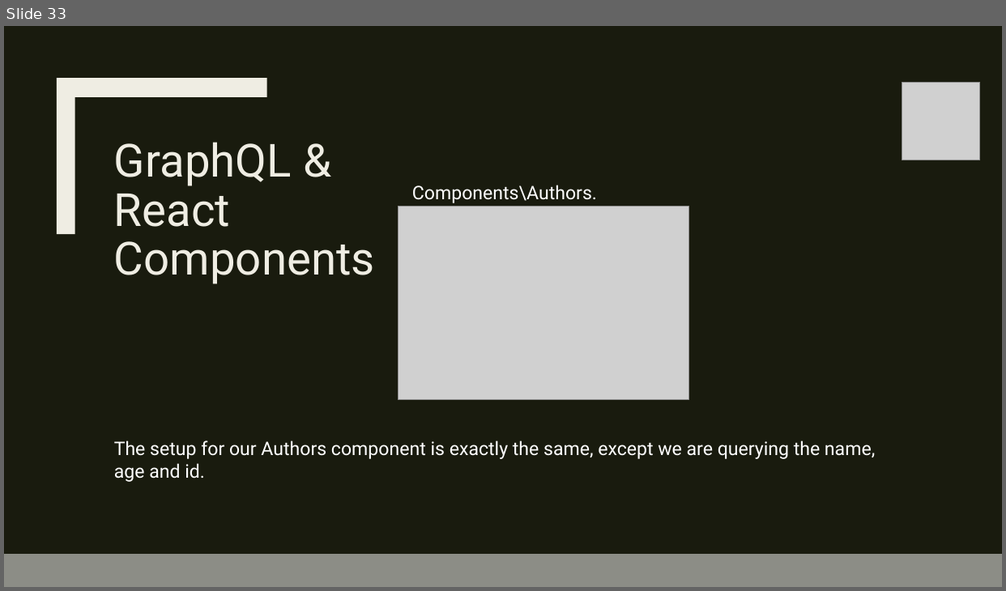
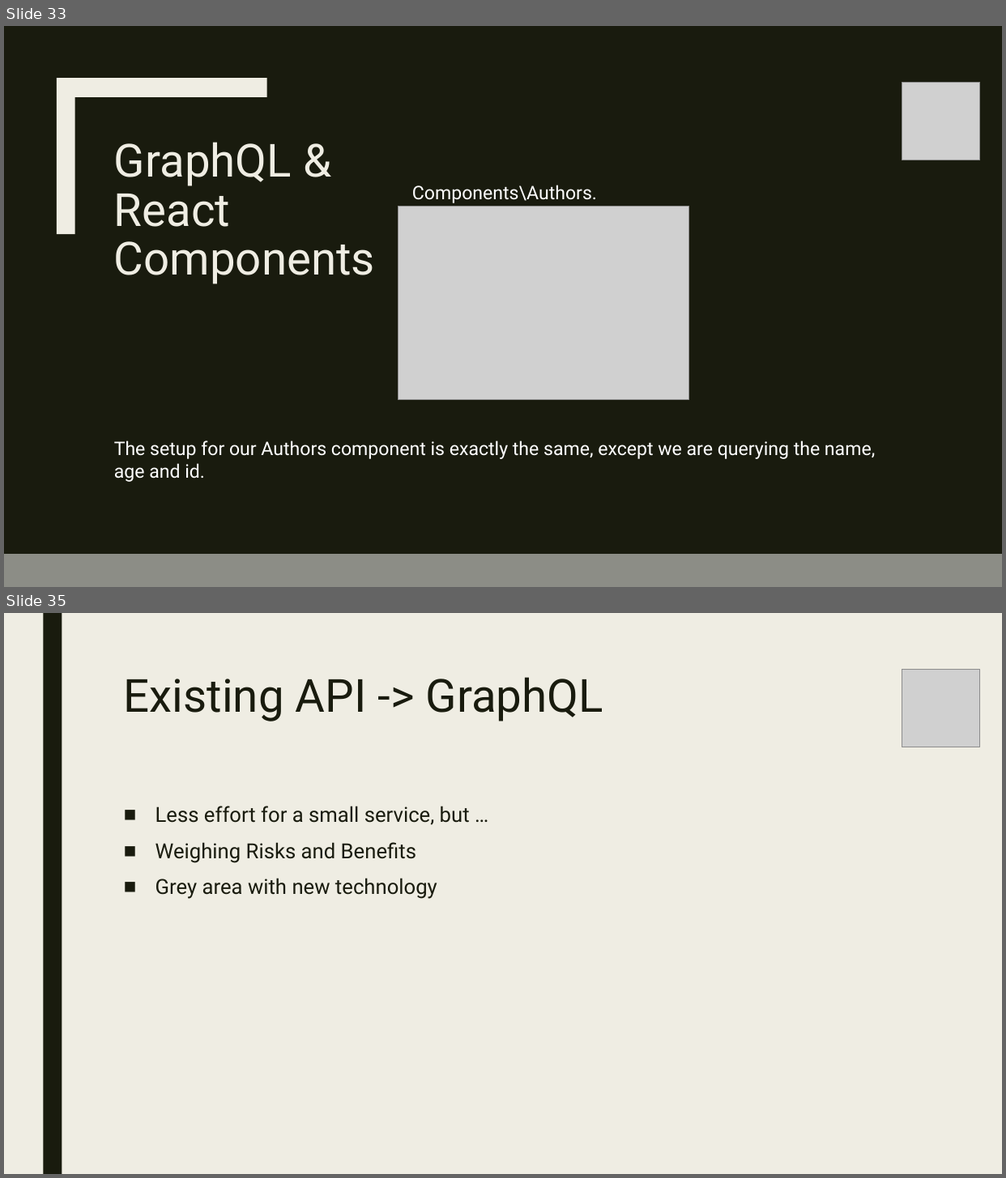
Before and after one commit to leono93/GraphQL_New-Tech, a slide deck: presentation/GraphQL_t7oele00.pptx. Shown one above the other, each under a label of ours: slide 33 before the commit, slides 33 and 35 after it; the slides between them are not shown. The pictures are 1006x591 and 1006x1178 pixels, drawn with LibreOffice and Linux fonts; fonts in the diff are those of the drawing; grey boxes stand for pictures. Boxes give left, top, right and bottom in pixels: in the first picture for what was removed or moved away, otherwise in the second. Text is boxed around its words. In the diff, an @@ line names an element or a change of style, - is before the commit and + after.

```diff
--- a/presentation/GraphQL_t7oele00.pptx
+++ b/presentation/GraphQL_t7oele00.pptx
@@ slide 35 added at (4,613,1002,1174), background #EFEDE3 @@
@@ rectangle added at (43,613,62,1174), fill #191B0E @@
@@ title added at (124,677,603,722), 44 pt, text #191B0E @@
+Existing API -> GraphQL
@@ picture added at (902,669,980,747) @@
@@ text added at (155,806,470,899), 20 pt, text #191B0E @@
+■ Less effort for a small service, but …
+■ Weighing Risks and Benefits
+■ Grey area with new technology
```
Also in this commit, not shown: 2 slides changed, 4 other slides added.
